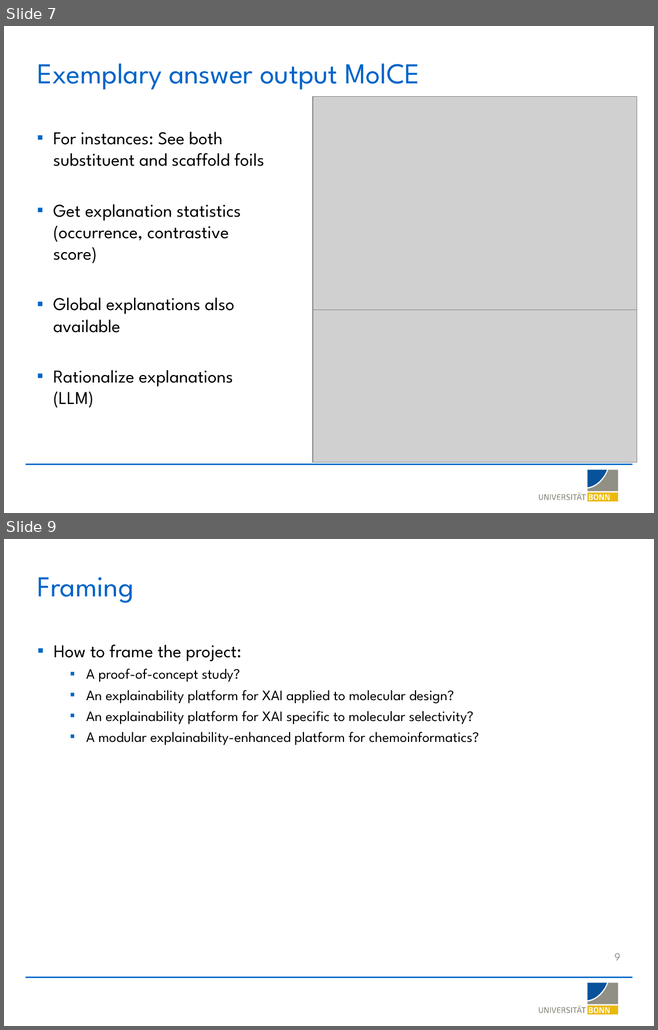
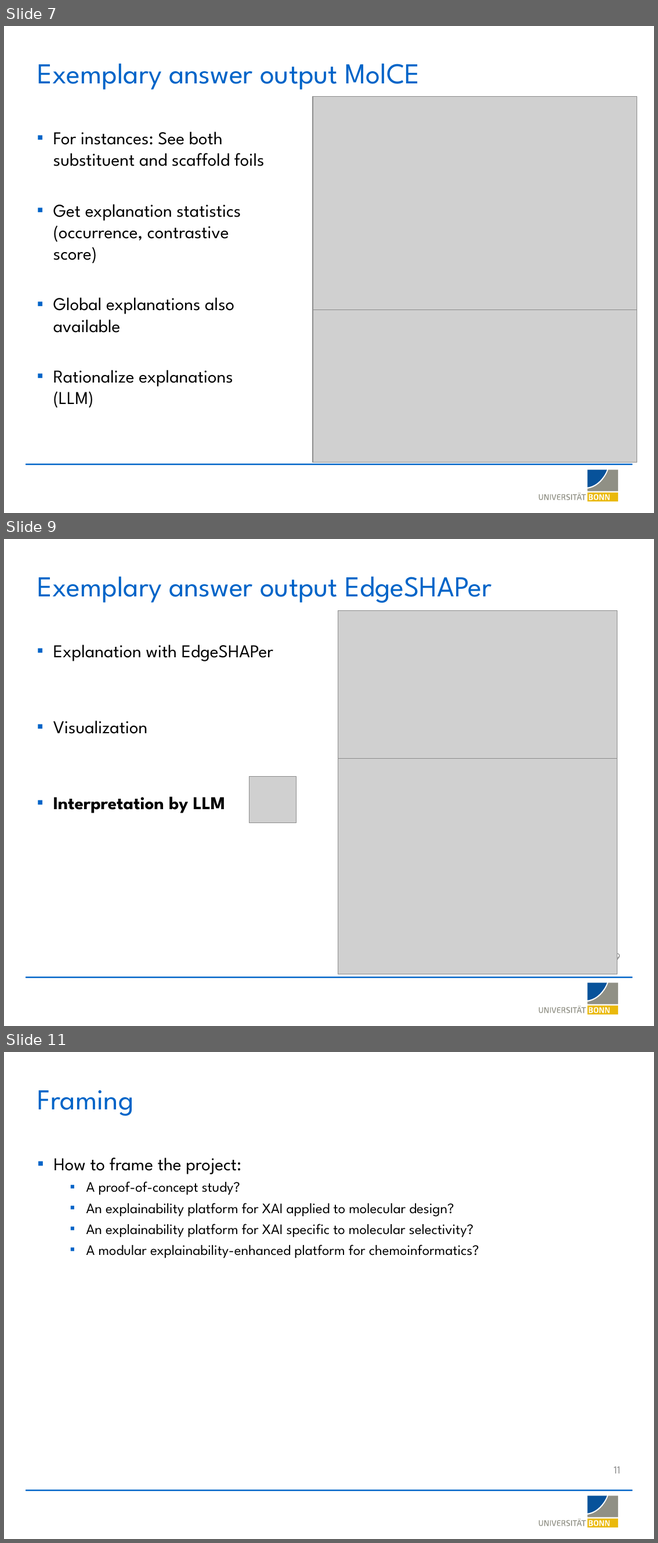
Before and after one commit to LSI-Uni-Bonn/ChemicHAL, a slide deck: slides/AI_Agent_Explainability.pptx. Shown one above the other, each under a label of ours: slides 7 and 9 before the commit, slides 7, 9 and 11 after it; the slides between them are not shown. The pictures are 658x1030 and 658x1543 pixels, drawn with LibreOffice and Linux fonts; fonts in the diff are those of the drawing; grey boxes stand for pictures; background and template pictures are left out. Boxes give left, top, right and bottom in pixels: in the first picture for what was removed or moved away, otherwise in the second. Text is boxed around its words. In the diff, an @@ line names an element or a change of style, - is before the commit and + after.

Commit message:
Update presentation slides with new graphical abstract and revised figures

```diff
--- a/slides/AI_Agent_Explainability.pptx
+++ b/slides/AI_Agent_Explainability.pptx
@@ slide 9 added at <box>4,539,654,1026</box>, background #FFFFFF; not listed: 20 template elements that a slide beside it also shows @@
@@ title added at <box>38,576,492,603</box>, 32 pt, text #0064C8 @@
+Exemplary answer output EdgeSHAPer
@@ picture added at <box>338,610,617,759</box> @@
@@ text added at <box>53,645,273,813</box>, 20 pt, text #000000 @@
+▪ Explanation with EdgeSHAPer
+▪ Visualization
+▪ Interpretation by LLM
@@ picture added at <box>338,759,617,974</box> @@
@@ picture added at <box>249,777,296,824</box> @@
@@ page number added at <box>614,950,620,965</box>, 12 pt, text #8B8B8B @@
+9
@@ what was slide 9 is now slide 11 @@
@@ page number at <box>614,1467,620,1474</box>: text changed @@
-9
+11
```
Also in this commit, not shown: 2 slides changed, 1 other slide added, 2 other files.
